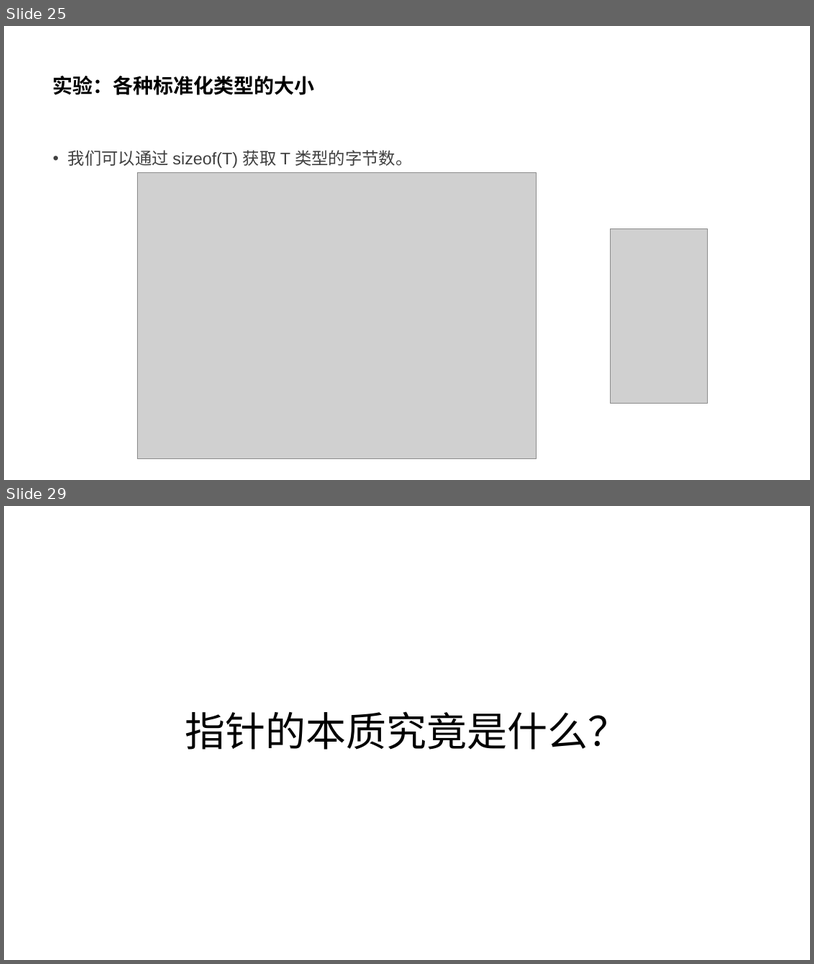
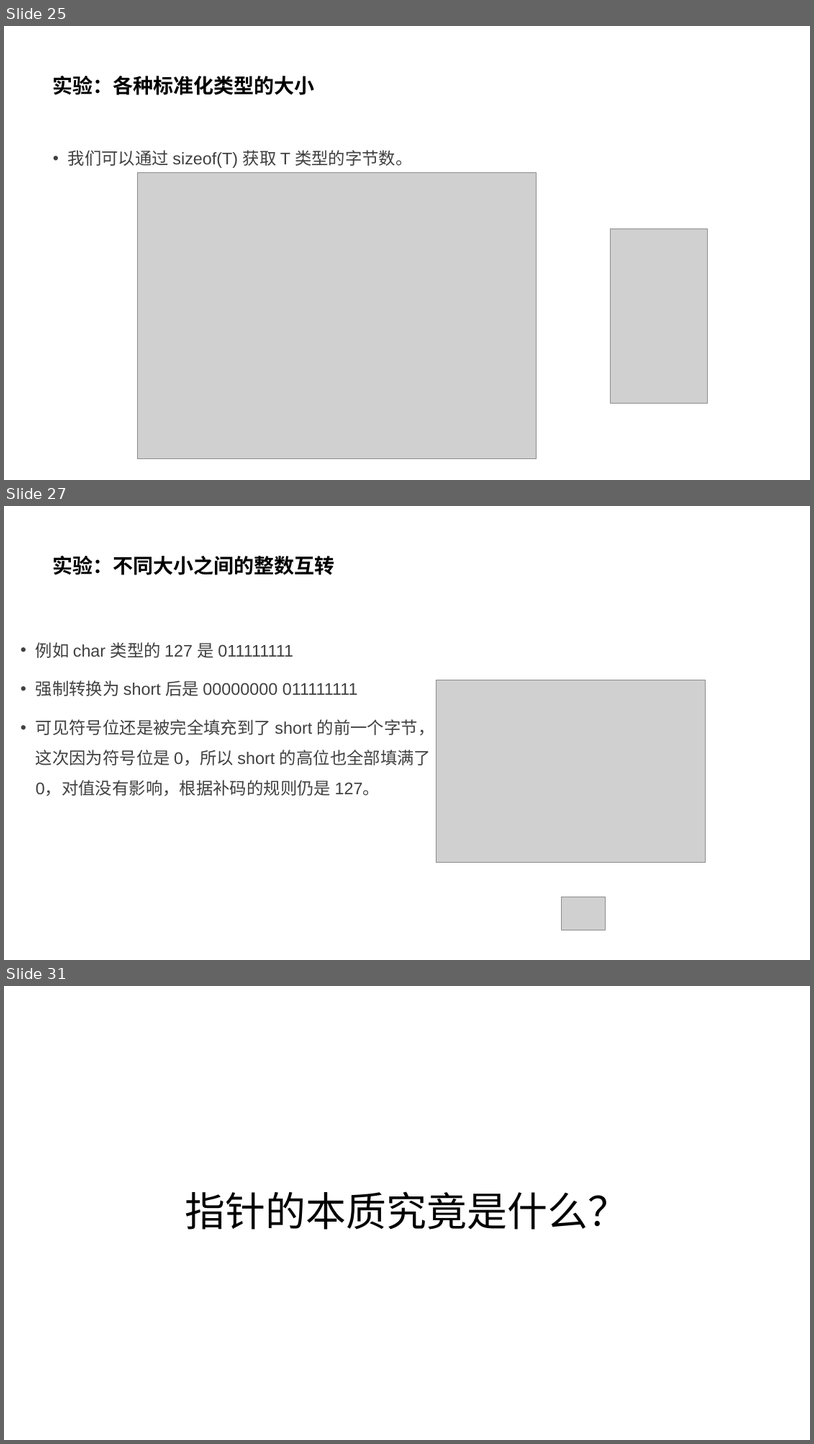
Before and after one commit to parallel101/course, a slide deck: 12/slides.pptx. Shown one above the other, each under a label of ours: slides 25 and 29 before the commit, slides 25, 27 and 31 after it; the slides between them are not shown. The pictures are 814x964 and 814x1444 pixels, drawn with LibreOffice and Linux fonts; fonts in the diff are those of the drawing; grey boxes stand for pictures. Boxes give left, top, right and bottom in pixels: in the first picture for what was removed or moved away, otherwise in the second. Text is boxed around its words. In the diff, an @@ line names an element or a change of style, - is before the commit and + after.

```diff
--- a/12/slides.pptx
+++ b/12/slides.pptx
@@ slide 27 added at (x1=4, y1=506, x2=810, y2=960), background #FFFFFF @@
@@ title added at (x1=53, y1=556, x2=335, y2=575), 24 pt, text #000000, bold @@
+实验：不同大小之间的整数互转
@@ text added at (x1=36, y1=642, x2=435, y2=795), 20 pt, text #404040 @@
+• 例如 char 类型的 127 是 011111111
+• 强制转换为 short 后是 00000000 011111111
+• 可见符号位还是被完全填充到了 short 的前一个字节，这次因为符号位是 0，所以 short 的高位也全部填满了 0，对值没有影响，根据补码的规则仍是 127。
@@ picture added at (x1=437, y1=680, x2=706, y2=862) @@
@@ picture added at (x1=562, y1=897, x2=606, y2=930) @@
@@ what was slide 29 is now slide 31 @@
```
Also in this commit, not shown: 2 slides changed, 5 other slides added, 12 other files.
